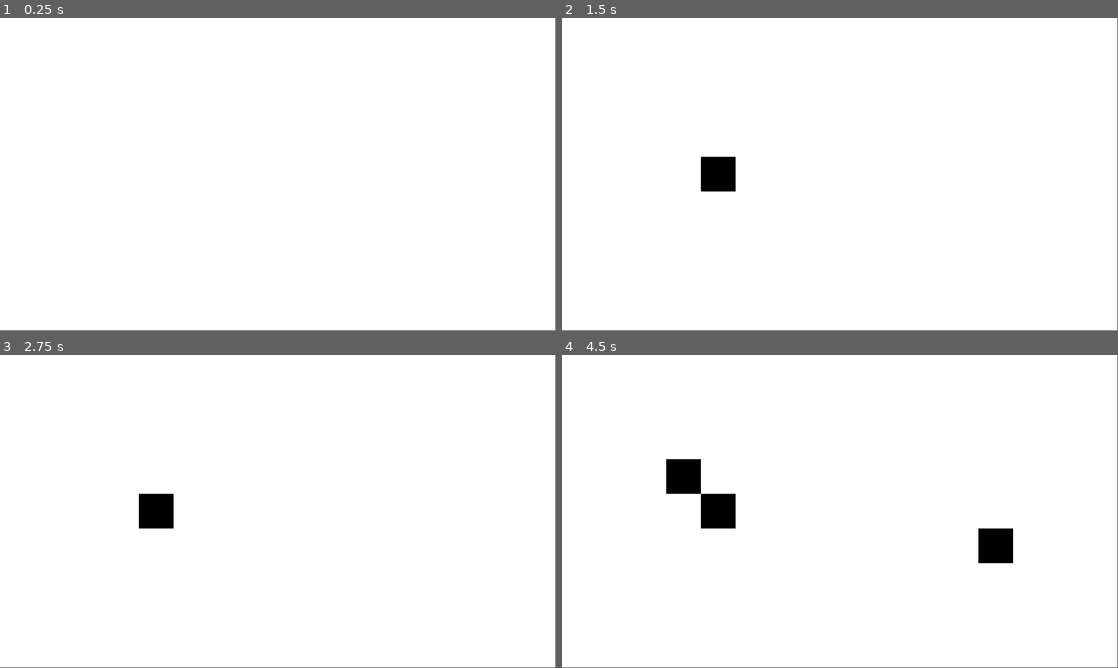
Above: before the commit, frames 1-4 (two rows, left to right).
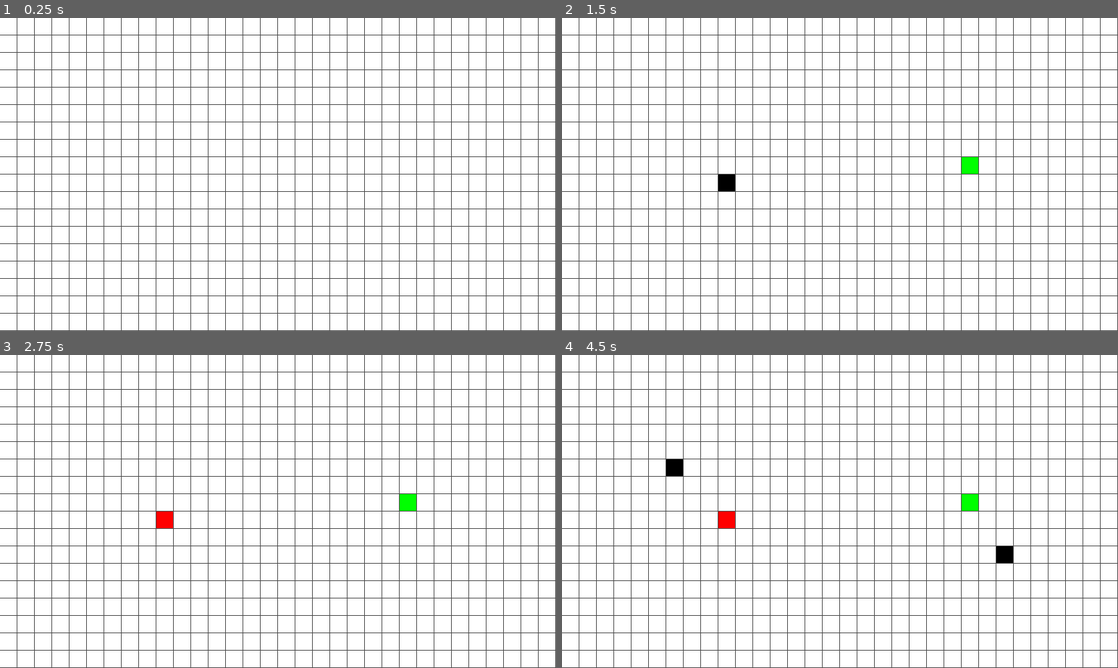
Above: after the commit, the same moments.

Repository: yoel2810/Path-Finding-Algorithm-Visualizer
Game: Godot game, scene res://Scenes/Grid/Grid.tscn
Two runs of this game, one before a commit and one after it. Both use one fixed random seed, a clock stepped at 60 frames per second and the inputs below.
Inputs (mouse positions are in pixels of both pictures, inside the frame that each line leads up to):
- Up to frame 1 (0.25 s): no input
- Up to frame 2 (1.5 s): tap Enter at 0.5 s; move the mouse to (962, 158) at 0.52 s; click (962, 158) at 0.6 s; tap Space at 1.25 s; move the mouse to (728, 190) at 1.27 s; right-click (728, 190) at 1.35 s
- Up to frame 3 (2.75 s): click (166, 527) at 1.55 s; tap Enter at 2 s; move the mouse to (333, 442) at 2.02 s; click (333, 442) at 2.1 s
- Up to frame 4 (4.5 s): tap Space at 2.75, 4.25 s; move the mouse to (812, 574) at 2.77 s; click (812, 574) at 2.85 s; tap Enter at 3.5 s; move the mouse to (1006, 558) at 3.52 s; hold Right mouse button (place_obstacle) 3.53-4.28 s; click (1006, 558) at 3.8 s; move the mouse to (673, 464) at 4.27 s; click (673, 464) at 4.35 s
In our replay, the window is 799x449 before the commit and 800x450 after it. These sizes can differ from the game's own. Grey fills any space a smaller window leaves; there, only what the larger window draws over its background counts as a difference.

The runs differ from the first frame. In frame 1, 7.5% of the frame differs, in the area x 0-100%, y 0-100%; in frame 2, 8.1%; in frame 3, 8.3%; in frame 4, 9.2%.

Commit message:
Update grid size and add start and end cell functionality

Diff:
--- a/Globals.gd
+++ b/Globals.gd
@@ -1,3 +1,4 @@
 extends Node2D
 
-var grid_size: Vector2 = Vector2(16, 9)
+var grid_size: Vector2 = Vector2(32, 18)
+const GAP: int = 2
--- a/Scenes/Grid/Grid.gd
+++ b/Scenes/Grid/Grid.gd
@@ -1,8 +1,9 @@
 extends Node2D
 
 var grid: Array = []
+var start_cell_index: int = -1
+var end_cell_index: int = -1
 var block_mode: bool = false
-const GAP: int = 0
 
 
 func _ready() -> void:
@@ -20,6 +21,28 @@
 	if current_cell != null and block_mode:
 		current_cell.make_obstacle()
 
+	if Input.is_action_just_pressed("put_special_node"):
+		if start_cell_index == -1:
+			start_cell_index = coordinate_to_index(
+				mouse_coordinates_to_grid_coordinates(mouse_position).x,
+				mouse_coordinates_to_grid_coordinates(mouse_position).y
+			)
+			grid[start_cell_index].make_start()
+		elif end_cell_index == -1:
+			end_cell_index = coordinate_to_index(
+				mouse_coordinates_to_grid_coordinates(mouse_position).x,
+				mouse_coordinates_to_grid_coordinates(mouse_position).y
+			)
+			grid[end_cell_index].make_end()
+
+
+func is_start_cell_initialized() -> bool:
+	return start_cell_index != -1
+
+
+func is_end_cell_initialized() -> bool:
+	return end_cell_index != -1
+
 
 func setup_grid() -> void:
 	for x in range(int(Globals.grid_size.x)):
@@ -29,24 +52,39 @@
 
 
 func create_grid_cell(x: int, y: int) -> Sprite2D:
-	var screen_size = get_viewport_rect().size - Vector2(GAP, GAP) * Globals.grid_size
+	var screen_size = (
+		get_viewport_rect().size - Vector2(Globals.GAP, Globals.GAP) * Globals.grid_size
+	)
 	var cell_size = Vector2(
 		screen_size.x / Globals.grid_size.x, screen_size.y / Globals.grid_size.y
 	)
 	var cell = preload("res://Scenes/GridCell/GridCell.tscn").instantiate()
-	cell.position = Vector2(x * (cell_size.x + GAP), y * (cell_size.y + GAP)) + cell_size / 2
+	cell.position = (
+		Vector2(x * (cell_size.x + Globals.GAP), y * (cell_size.y + Globals.GAP)) + cell_size / 2
+	)
 	add_child(cell)
 	return cell
 
 
 func get_cell_at_position(cellPosition: Vector2) -> Sprite2D:
-	var screen_size = get_viewport_rect().size - Vector2(GAP, GAP) * Globals.grid_size
+	var grid_coordinates = mouse_coordinates_to_grid_coordinates(cellPosition)
+	var cellIndex = coordinate_to_index(grid_coordinates.x, grid_coordinates.y)
+	if cellIndex < 0 or cellIndex >= grid.size():
+		return null
+	return grid[cellIndex]
+
+
+func mouse_coordinates_to_grid_coordinates(mouse_position: Vector2) -> Vector2:
+	var screen_size = (
+		get_viewport_rect().size - Vector2(Globals.GAP, Globals.GAP) * Globals.grid_size
+	)
 	var cell_size = Vector2(
 		screen_size.x / Globals.grid_size.x, screen_size.y / Globals.grid_size.y
 	)
-	var x = int(cellPosition.x / (cell_size.x + GAP))
-	var y = int(cellPosition.y / (cell_size.y + GAP))
-	var cellIndex = y + x * int(Globals.grid_size.y)
-	if cellIndex < 0 or cellIndex >= grid.size():
-		return null
-	return grid[cellIndex]
+	var x = int(mouse_position.x / (cell_size.x + Globals.GAP))
+	var y = int(mouse_position.y / (cell_size.y + Globals.GAP))
+	return Vector2(x, y)
+
+
+func coordinate_to_index(x: int, y: int) -> int:
+	return y + x * int(Globals.grid_size.y)
--- a/Scenes/GridCell/GridCell.gd
+++ b/Scenes/GridCell/GridCell.gd
@@ -1,26 +1,50 @@
 extends Sprite2D
 
-var is_obstacle: bool = false
-const OBSTACLE_COLOR: Color = Color(0, 0, 0)
-const EMPTY_COLOR: Color = Color(1, 1, 1)
-const GAP: int = 0
+enum CellType {
+	EMPTY,
+	OBSTACLE,
+	START,
+	END,
+}
+var cell_type = CellType.EMPTY
+const COLORS: Dictionary = {
+	CellType.EMPTY: Color(1, 1, 1),
+	CellType.OBSTACLE: Color(0, 0, 0),
+	CellType.START: Color(0, 1, 0),
+	CellType.END: Color(1, 0, 0),
+}
 
 
 func _ready() -> void:
-	var screen_size = get_viewport_rect().size - Vector2(GAP, GAP) * Globals.grid_size
+	var screen_size = (
+		get_viewport_rect().size - Vector2(Globals.GAP, Globals.GAP) * Globals.grid_size
+	)
 	scale = Vector2(screen_size.x / Globals.grid_size.x, screen_size.y / Globals.grid_size.y)
-	print(scale)
 
 
 func make_obstacle() -> void:
-	is_obstacle = true
+	if cell_type == CellType.START or cell_type == CellType.END:
+		return
+	cell_type = CellType.OBSTACLE
 	update_visual()
 
 
 func make_empty() -> void:
-	is_obstacle = false
+	cell_type = CellType.EMPTY
+	update_visual()
+
+
+func make_start() -> void:
+	cell_type = CellType.START
+	update_visual()
+
+
+func make_end() -> void:
+	if cell_type == CellType.START:
+		return
+	cell_type = CellType.END
 	update_visual()
 
 
 func update_visual() -> void:
-	modulate = OBSTACLE_COLOR if is_obstacle else EMPTY_COLOR
+	modulate = COLORS[cell_type]
--- a/project.godot
+++ b/project.godot
@@ -19,6 +19,11 @@
 
 Globals="*res://Globals.gd"
 
+[display]
+
+window/stretch/mode="canvas_items"
+window/stretch/aspect="ignore"
+
 [dotnet]
 
 project/assembly_name="Path Finding Algorithm Visualizer"
@@ -30,6 +35,11 @@
 "events": [Object(InputEventMouseButton,"resource_local_to_scene":false,"resource_name":"","device":-1,"window_id":0,"a …(257 unchanged characters)…
 ]
 }
+put_special_node={
+"deadzone": 0.5,
+"events": [Object(InputEventMouseButton,"resource_local_to_scene":false,"resource_name":"","device":-1,"window_id":0,"alt_pressed":false,"shift_pressed":false,"ctrl_pressed":false,"meta_pressed":false,"button_mask":1,"position":Vector2(158, 16),"global_position":Vector2(162, 57),"factor":1.0,"button_index":1,"canceled":false,"pressed":true,"double_click":false,"script":null)
+]
+}
 
 [rendering]
 
